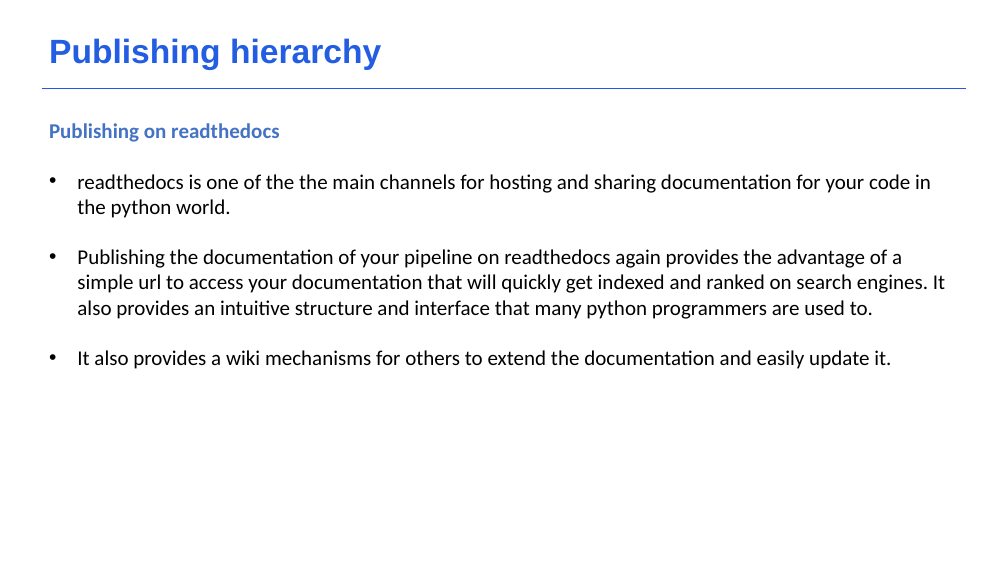
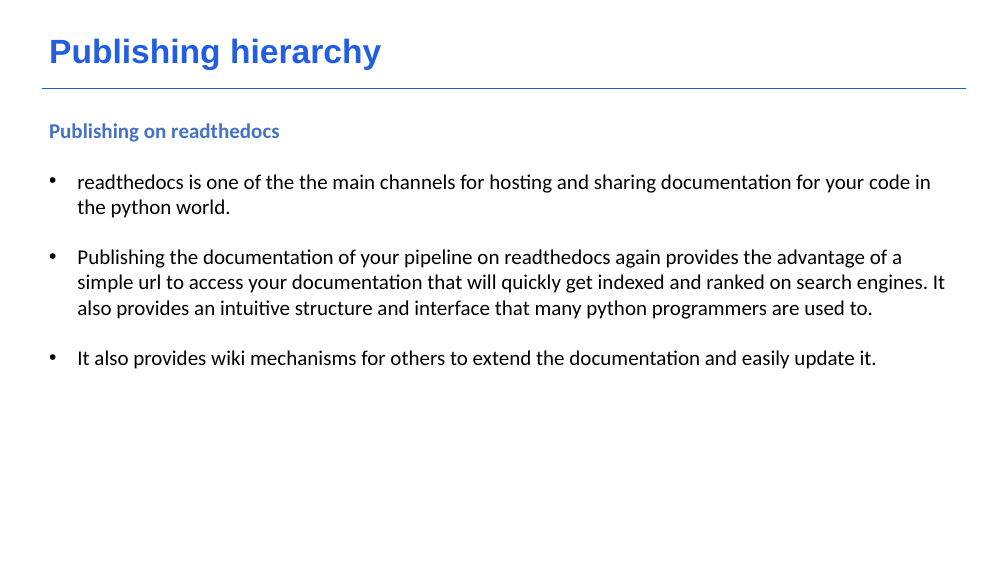
Before and after one commit to acceleratescience/data-school-Autumn23, a slide deck: slide 8 of Lecture notes/5_Publishing.pptx. Drawn at 1008x567 pixels with LibreOffice and Linux fonts; fonts in the diff are those of the drawing; background and template pictures are left out. Boxes give left, top, right and bottom in pixels: in the first picture for what was removed or moved away, otherwise in the second. Text is boxed around its words. In the diff, an @@ line names an element or a change of style, - is before the commit and + after.

```diff
--- a/Lecture notes/5_Publishing.pptx
+++ b/Lecture notes/5_Publishing.pptx
@@ text at [77,350,877,369]: text changed @@
-• It also provides a wiki mechanisms for others to extend the documentation and easily update it.
+• It also provides wiki mechanisms for others to extend the documentation and easily update it.
```
Also in this commit, not shown: 2 other slides changed, 1 other file.
